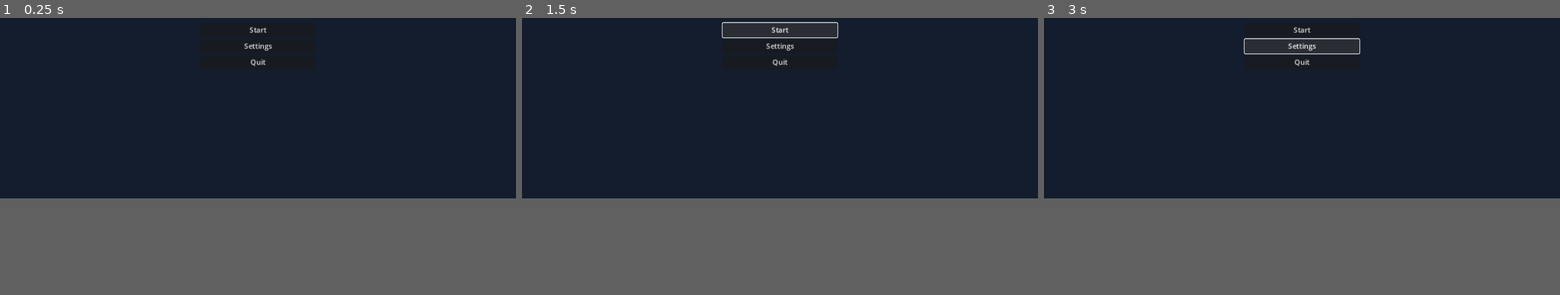
Above: before the commit, frames 1-3 (left to right).
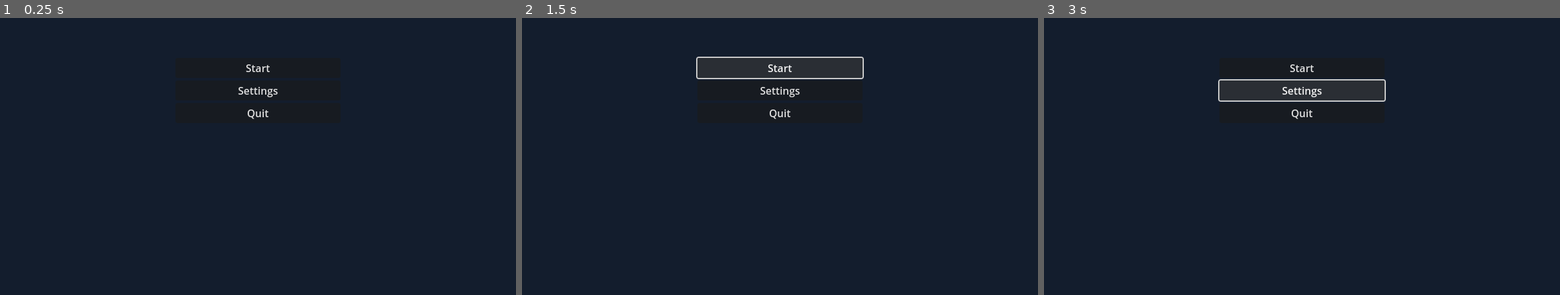
Above: after the commit, the same moments.

Repository: lilboyspirit/outlandish
Game: Godot game, scene res://scenes/main_menu.tscn
Same seed, same stepped clock (60 frames per second), same inputs: the game is played once before the commit and once after it.
Inputs:
- Up to frame 1 (0.25 s): no input
- Up to frame 2 (1.5 s): click "Start" at 0.5 s; click "Start" at 1.25 s
- Up to frame 3 (3 s): click "Start" at 2 s; click "Settings" at 2.75 s
In our replay, the window is 800x450 before the commit and 800x600 after it. These sizes can differ from the game's own. Grey fills any space a smaller window leaves; there, only what the larger window draws over its background counts as a difference.

The runs differ from the first frame. In frame 1, 0.4% of the frame differs, in the area x 46-54%, y 3-37%; in frame 2, 1.0%; in frame 3, 1.0%, in the area x 33-67%, y 3-37%.

Commit message:
Update project.godot
change default viewport width & height

Diff:
--- a/project.godot
+++ b/project.godot
@@ -19,6 +19,8 @@
 
 [display]
 
+window/size/viewport_width=800
+window/size/viewport_height=600
 window/stretch/mode="canvas_items"
 window/stretch/aspect="expand"
 
